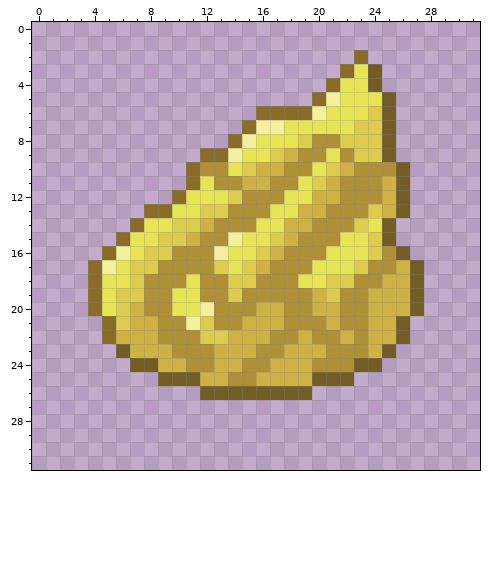
Edited in one commit: pixel-art sprite (textures/items/dye_powder_yellow.png). That is the earlier state.
The file is 32x32 pixels.
The result:
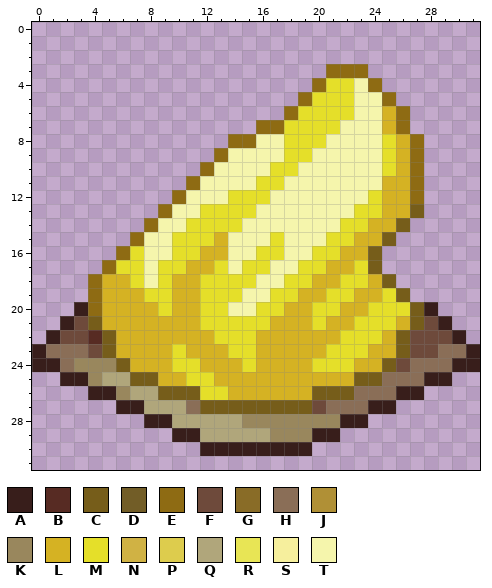
Palette (. is transparent): A #381e1b  B #572b23  C #765d1a  D #725d27  E #8e6b13  F #6e4a3b  G #896c27  H #8a6e57  J #b09036  K #99875d  L #d5b223  M #e5df29  N #d0b244  P #ddcc4d  Q #b0a67b  R #e8e555  S #f6ef9d  T #f5f5ac
What changed:
Changed rows in their new state; - is an unchanged pixel.
first column x 0:
 2 -----------------------.--------
 3 ---------------------EEE.-------
 4 --------------------EMMTE-------
 5 -------------------EMMMTTE------
 6 ----------------..EMMMMTTLE-----
 7 ---------------.EEMMMMTTTLE-----
 8 --------------EETTMMMTTTTMLE----
 9 ------------.ETTTTMMTTTTTMLE----
10 -----------.ETTTTMMTTTTTTMLE----
11 -----------ETTTTMMTTTTTTTLLE----
12 ----------ETTTMMMTTTTTTTMLLE----
13 --------.ETTMMMMTTTTTTTMMLLC----
14 -------.ETTMMMMTTTTTTTMMLLC-----
15 ------.ETTMMMLTTTMTTTMMLLC------
16 -----.EMTTMMLLTTMMTTMMLLC..-----
17 ----.EMMTMMLLMTMMTTMMLLMC...----
18 ----ELLMTMLLMMMMTTMMLLMMLC..----
19 ----ELLLMMLLMMMTTMMLLMMLLMC.----
20 ---AELLLLMLLMMTTMMLLMMLLMMMCA---
21 --AFCLLLLLLLMMMMMLLLMLLMMMLCFA--
22 -AFFBCLLLLLLLMMMLLLLLLMMMLCFFFA-
23 AHHHFCLLLLMLLLMMLLLLLMMMLLCFFHHA
24 AAHKKKCLLLMMLLLMLLLLMMMLLCFHHHAA
25 --AAKQQCCLLMMLLLLLLLLLLCCHHHAA--
26 ----AAKQQCCCMMLLLLLLCCCHHHAA----
27 ------AAQQQHCCCCCCCCFHHHAA------
28 --------AAQQQQQKKKKKKKAA--------
29 ----------AAQQQQQKKKAA----------
30 ------------AAAAAAAA------------
Boxes around the changes in both pictures, in picture pixels (x1, y1, x2, y2):
changed: (32, 50, 480, 456)
